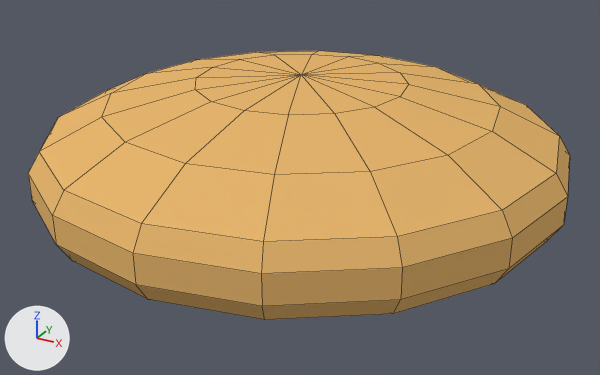
An edit to the Blender file Assets/Models/Cell/Simple/cell_simple.blend, drawn before and after from the same camera.
The view is the same before and after, from a camera (50 mm lens) standing at (0.177, -0.323, 0.146) and looking at (0.003, -0.006, -0.013). Every picture has the same lights, and +X, +Y and +Z are marked at lower left. Mesh edges are drawn as thin lines.

Before the edit, the objects in view are built like this:
```python
me_icosphere = bpy.data.meshes.new('Icosphere')
me_icosphere.from_pydata(...)  # an icosphere of 20 faces spanning x -0.044..0.044, y -0.006..0.076, z -0.025..0.025, material slot 0; a UV sphere (16 segments, 9 rings, poles along z) spanning x -0.124..0.124, y -0.124..0.124, z -0.041..0.041, material slot 1
me_icosphere.materials.append(mat_nucleus)  # red #e73e17
me_icosphere.materials.append(mat_menbrane)  # orange #e7b76f
ob_cell = bpy.data.objects.new('Cell', me_icosphere)
ob_cell.location = (0.0, 0.0, 0.0)
```
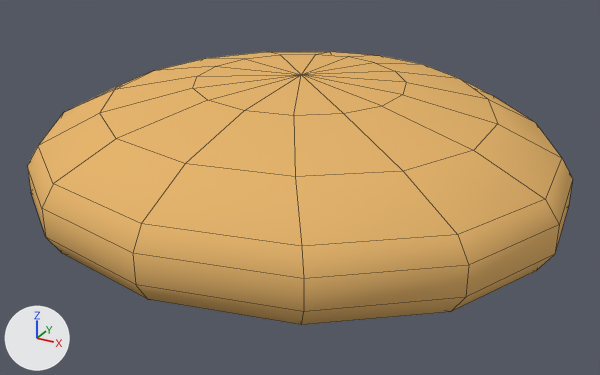
Edits to the bpy script that builds the scene:
```text
Change me_icosphere:
    where me_icosphere.from_pydata(...)  # 142 vertices, 164 faces; spans x -0.124..0.124, y -0.124..0.124, z -0.041..0.041
    used by ob_cell; location = (0.0, 0.0, 0.0)
    me_icosphere part 1: all faces are now shaded smooth (164 of 164 changed)
Change ob_cell:
    add _m = ob_cell.modifiers.new('SimpleDeform', 'SIMPLE_DEFORM')
    add _m.deform_method = 'BEND'
    add _m.deform_axis = 'Z'
    add _m.factor = 0.403
    add _m.angle = 0.403
    add _m.limits = (0.388, 1.0)
```

Pixel boxes [x1, y1, x2, y2] of what changed, in the pictures (600 x 375 px):
'Cell', modifiers changed: before [28, 51, 570, 320]; after [27, 52, 573, 325]
